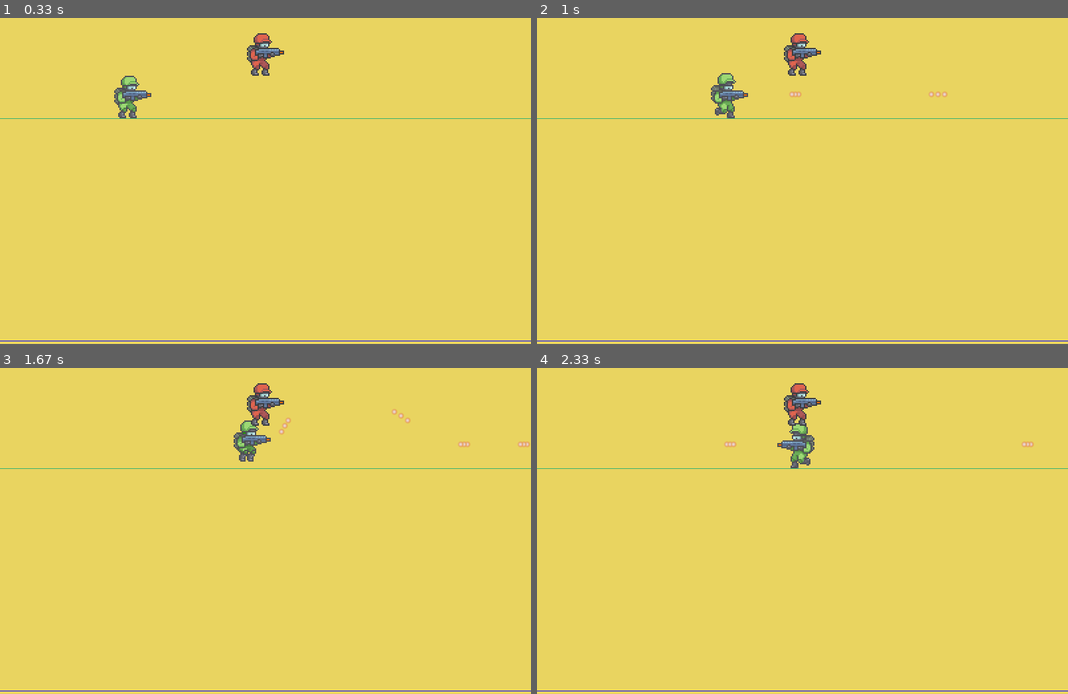
Above: before the commit, frames 1-4 (two rows, left to right).
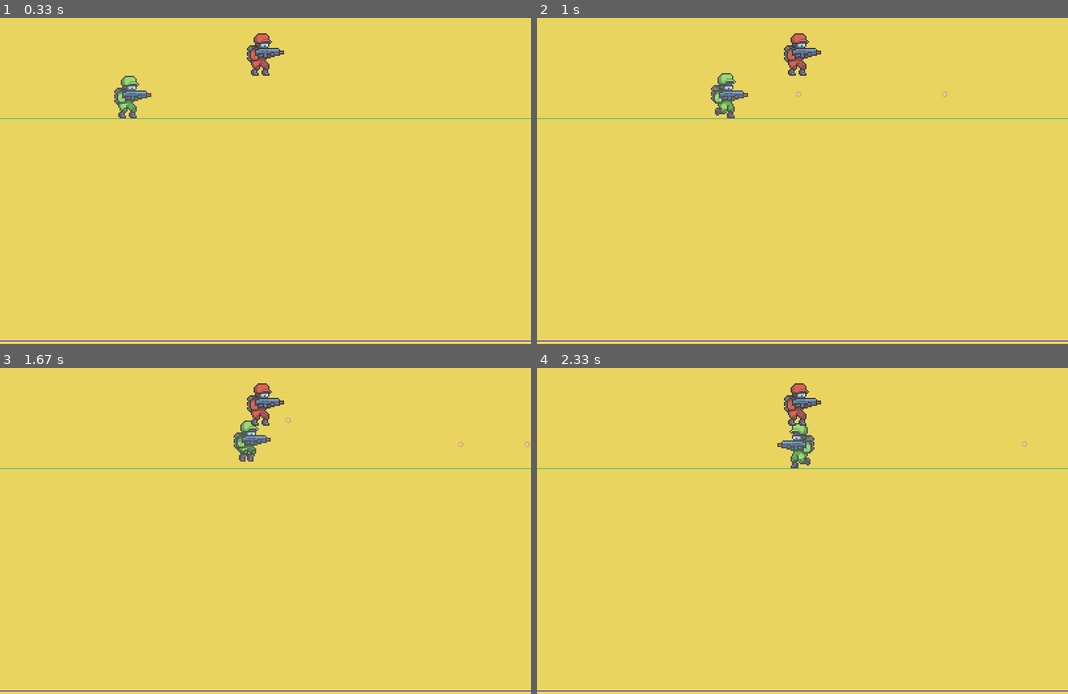
Above: after the commit, the same moments.

Repository: zen3t/Pygame
Game: pygame game, started from Jogo2/jogo/jogo/Nivel_01.py
Two runs of this game, one before a commit and one after it. Both use one fixed random seed, a clock stepped at 60 frames per second and the inputs below.
Inputs:
- Up to frame 1 (0.33 s): no input
- Up to frame 2 (1 s): tap Space at 0.33, 0.73 s; hold D from 0.67 s (still down)
- Up to frame 3 (1.67 s): tap Space at 1.03, 1.23, 1.57 s; release D at 1.13 s; hold W 1.17-1.47 s; hold D from 1.5 s (still down)
- Up to frame 4 (2.33 s): tap Space at 1.87, 2.07 s; release D at 1.97 s; hold A from 2 s (still down)

Frame 1 is identical in both runs. In frame 2, less than 0.1% of the frame differs, in the area x 47-76%, y 22-25%; in frame 3, 0.1%, in the area x 52-100%, y 12-25%; in frame 4, less than 0.1%.

Commit message:
Atualizando as funcionalidades das balas

Diff:
--- a/Jogo2/jogo/jogo/Nivel_01.py
+++ b/Jogo2/jogo/jogo/Nivel_01.py
@@ -34,13 +34,16 @@
 
 
 class Soldado(pygame.sprite.Sprite):
-    def __init__(self, jogador_tipo, x, y, scale, velocidade):
+    def __init__(self, jogador_tipo, x, y, scale, velocidade, municao):
 
         pygame.sprite.Sprite.__init__(self)
         self.vivo = True
         self.jogador_tipo = jogador_tipo
         self.velocidade = velocidade
+        self.municao = municao
+        self.inicio_municao = municao
         self.vel_y = 0
+        self.atirar_bala_count = 0
         self.direcao = 1
         self.pular = False
         self.no_ar = True
@@ -69,6 +72,11 @@
         self.rect = self.image.get_rect()
         self.rect.center = (x, y)
 
+    def atualizar(self):
+        self.atualizar_animacao()
+        if self.atirar_bala_count > 0:
+            self.atirar_bala_count -= 1
+
     def movimento(self, movimento_esquerda, movimento_direita):
 
         dx = 0
@@ -103,6 +111,17 @@
         self.rect.x += dx
         self.rect.y += dy
 
+    def atirar(self):
+        if self.atirar_bala_count == 0 and self.municao > 0:
+            self.atirar_bala_count = 20
+            bala = Bala(
+                self.rect.centerx + (0.6 * self.rect.size[0] * self.direcao),
+                self.rect.centery,
+                self.direcao,
+            )
+            bala_grupo.add(bala)
+            self.municao -= 1
+
     def atualizar_animacao(self):
         ANIMACAO_FRESH = 100
 
@@ -130,7 +149,7 @@
     def __init__(self, x, y, direcao):
 
         pygame.sprite.Sprite.__init__(self)
-        self.veloc = 10
+        self.velocidade = 10
         self.image = bala_img
         self.rect = self.image.get_rect()
         self.rect.center = (x, y)
@@ -138,7 +157,7 @@
 
     def update(self):
 
-        self.rect.x += self.veloc * self.direcao
+        self.rect.x += self.velocidade * self.direcao
 
         if self.rect.right < 0 or self.rect.left > TELA_LARGURA:
 
@@ -148,8 +167,8 @@
 bala_grupo = pygame.sprite.Group()
 
 
-jogador = Soldado("jogador", 200, 200, 2, 5)
-inimigo = Soldado("inimigo", 400, 200, 2, 5)
+jogador = Soldado("jogador", 200, 200, 2, 5, 20)
+inimigo = Soldado("inimigo", 400, 200, 2, 5, 20)
 
 
 run = True
@@ -158,19 +177,14 @@
 
     desenho_bg()
 
-    jogador.atualizar_animacao()
+    jogador.atualizar()
     jogador.desenho(tela)
     inimigo.desenho(tela)
     bala_grupo.update()
     bala_grupo.draw(tela)
     if jogador.vivo:
         if atirar:
-            bala = Bala(
-                jogador.rect.centerx + (0.6 * jogador.rect.size[0] * jogador.direcao),
-                jogador.rect.centery,
-                jogador.direcao,
-            )
-            bala_grupo.add(bala)
+            jogador.atirar()
         if jogador.no_ar:
             jogador.atualizar_acao(2)
 
